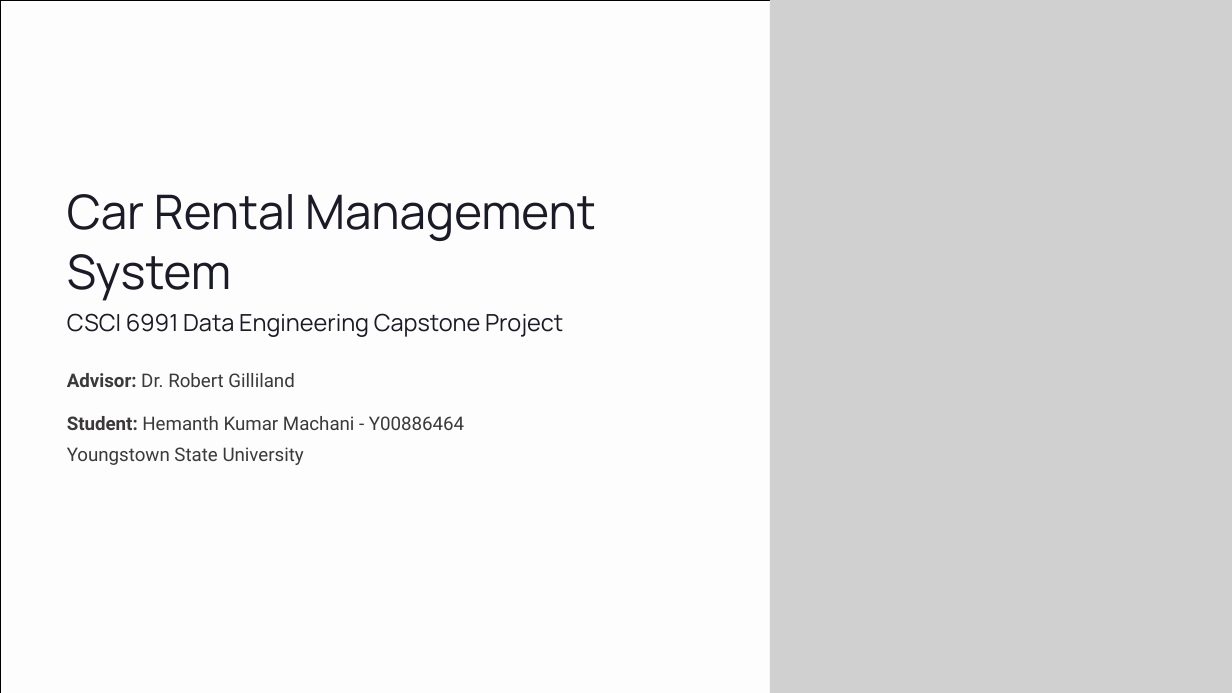
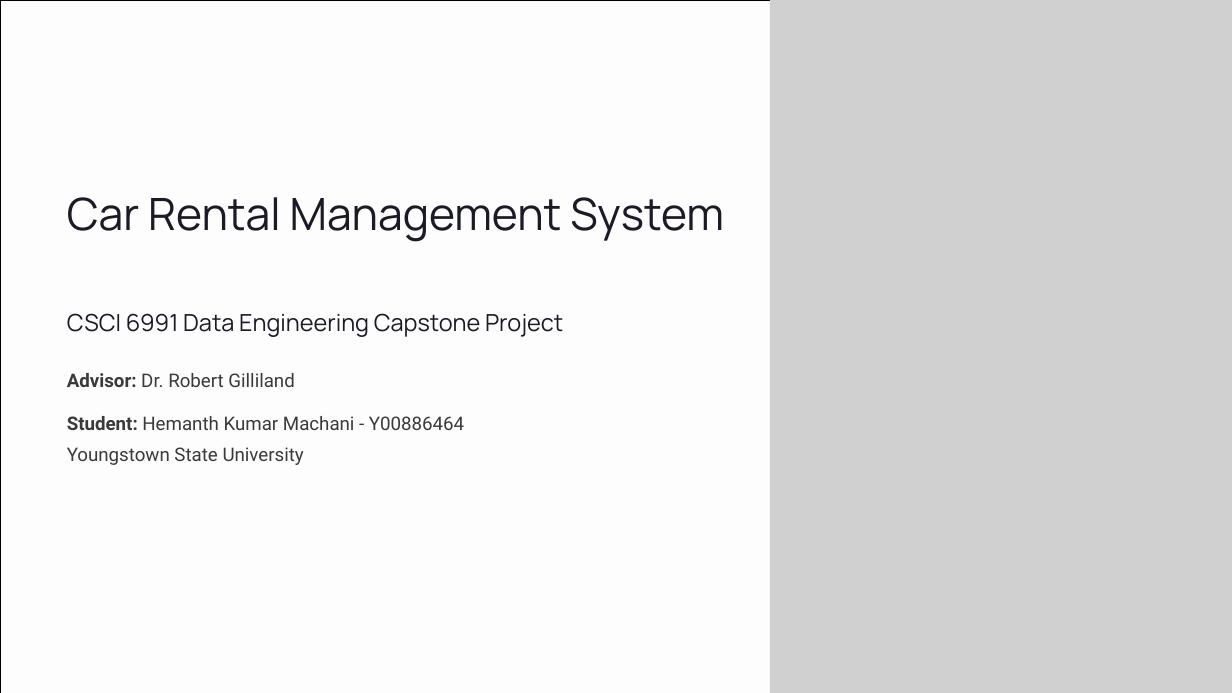
Before and after one commit to HemanthKumarMachani/CarRentalManagementSystem, a slide deck: slide 1 of CarRentalManagementSystemPresentation.pptx. Drawn at 1232x693 pixels with LibreOffice and Linux fonts; fonts in the diff are those of the drawing; grey boxes stand for pictures. Boxes give left, top, right and bottom in pixels: in the first picture for what was removed or moved away, otherwise in the second. Text is boxed around its words. In the diff, an @@ line names an element or a change of style, - is before the commit and + after.

```diff
--- a/CarRentalManagementSystemPresentation.pptx
+++ b/CarRentalManagementSystemPresentation.pptx
@@ text "Car Rental Management System" at (67,197,724,242): size 55.6 to 52 pt @@
```
Also in this commit, not shown: 6 other slides changed.
